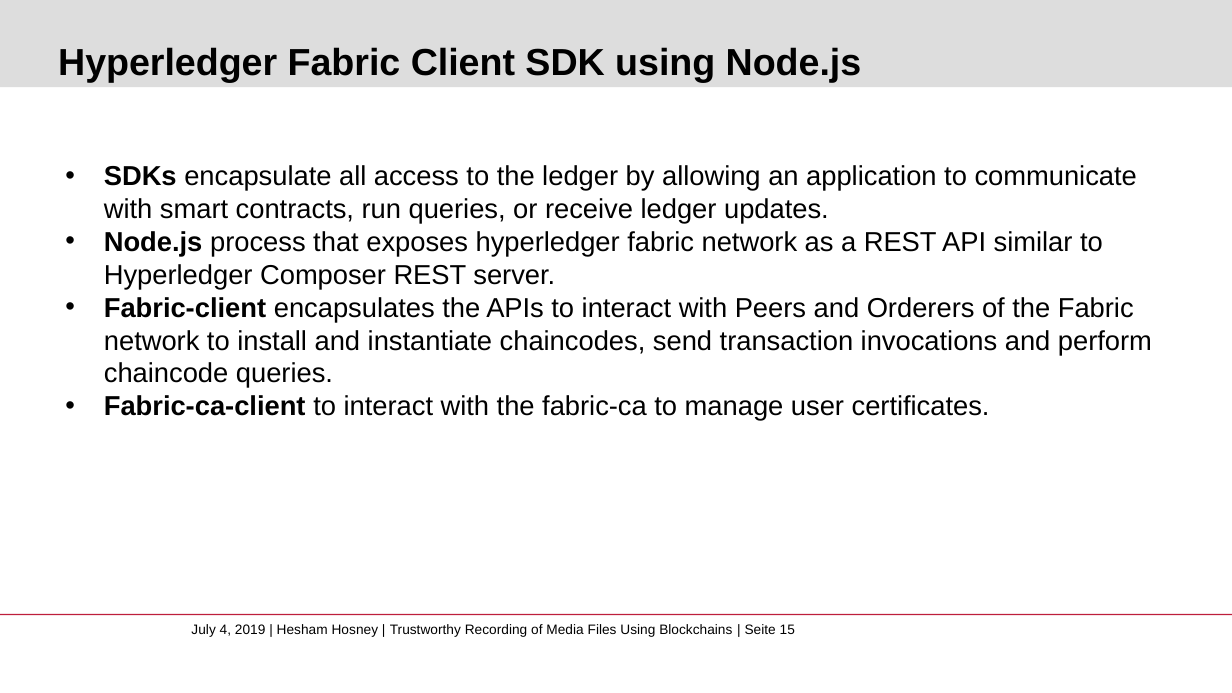
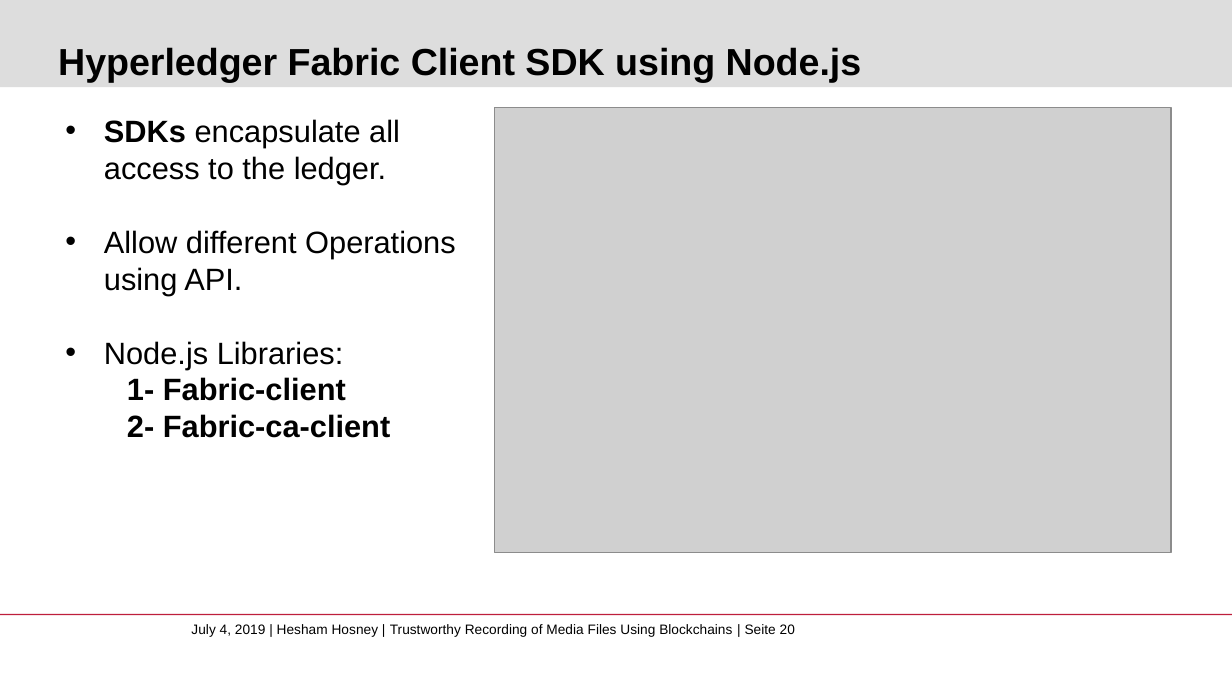
Before and after one commit to whosham/FakeNewsDetection, a slide deck: slide 20 of FakeNewsDetection.pptx (slide 15 before the commit). Drawn at 1232x693 pixels with LibreOffice and Linux fonts; fonts in the diff are those of the drawing; grey boxes stand for pictures; background and template pictures are left out. Boxes give left, top, right and bottom in pixels: in the first picture for what was removed or moved away, otherwise in the second. Text is boxed around its words. In the diff, an @@ line names an element or a change of style, - is before the commit and + after.

```diff
--- a/FakeNewsDetection.pptx
+++ b/FakeNewsDetection.pptx
@@ text added at (104,119,456,438), 18 pt, text #000000 @@
+• SDKs encapsulate all access to the ledger.
+• Allow different Operations using API.
+• Node.js Libraries:
+  1- Fabric-client
+  2- Fabric-ca-client
@@ picture added at (494,107,1170,552) @@
@@ text removed at (104,165,1152,421) @@
-• SDKs encapsulate all access to the ledger by allowing an application to communicate with smart contracts, run queries, or receive ledger updates.
-• Node.js process that exposes hyperledger fabric network as a REST API similar to Hyperledger Composer REST server.
-• Fabric-client encapsulates the APIs to interact with Peers and Orderers of the Fabric network to install and instantiate chaincodes, send transaction invocations and perform chaincode queries.
-• Fabric-ca-client to interact with the fabric-ca to manage user certificates.
@@ text at (191,624,795,637): text changed @@
-July 4, 2019 | Hesham Hosney | Trustworthy Recording of Media Files Using Blockchains | Seite 15
+July 4, 2019 | Hesham Hosney | Trustworthy Recording of Media Files Using Blockchains | Seite 20
```
Also in this commit, not shown: 23 other slides changed, 14 slides added, 3 slides removed, 5 other files.
